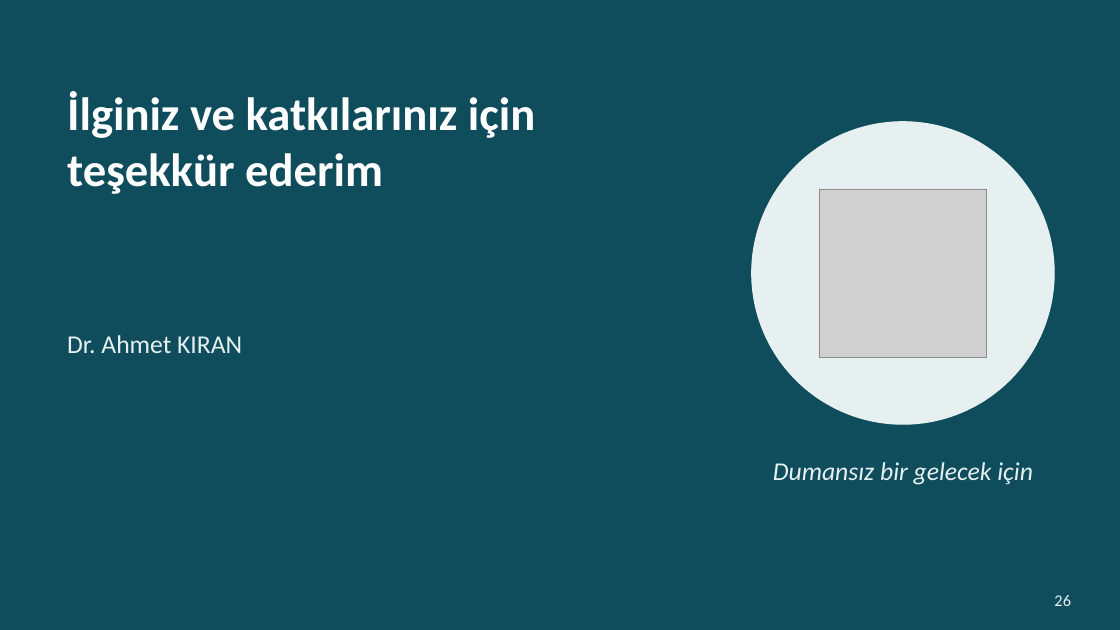
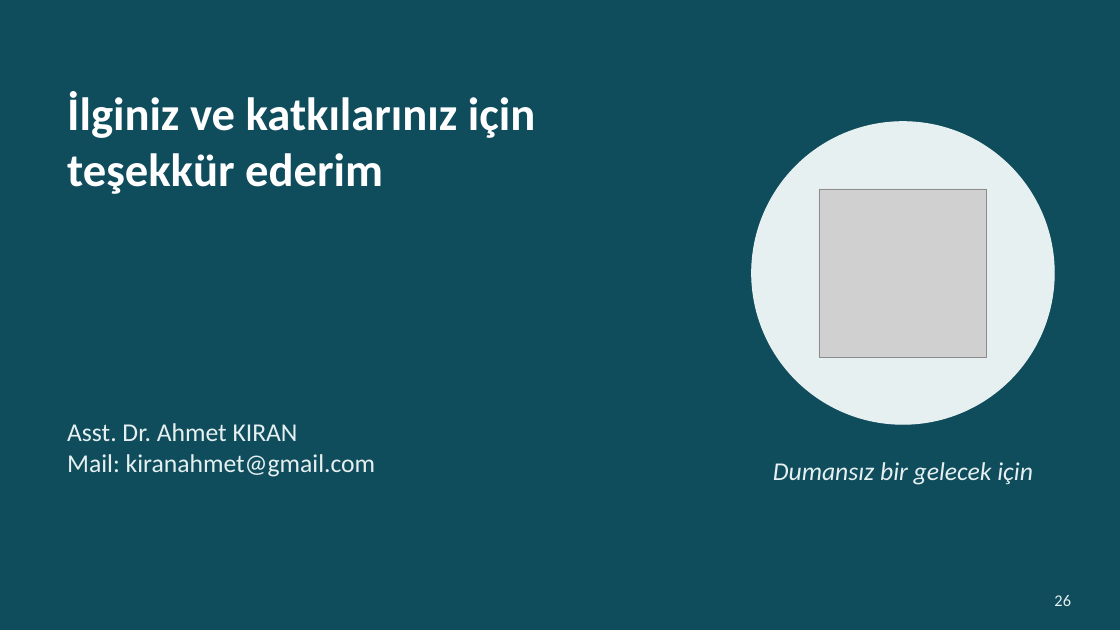
Before and after one commit to kiranahmet/Claude, a slide deck: slide 26 of Sunumlar/Makale_Sunumu_Sigara_Birakma.pptx. Drawn at 1120x630 pixels with LibreOffice and Linux fonts; fonts in the diff are those of the drawing; grey boxes stand for pictures. Boxes give left, top, right and bottom in pixels: in the first picture for what was removed or moved away, otherwise in the second. Text is boxed around its words. In the diff, an @@ line names an element or a change of style, - is before the commit and + after.

```diff
--- a/Sunumlar/Makale_Sunumu_Sigara_Birakma.pptx
+++ b/Sunumlar/Makale_Sunumu_Sigara_Birakma.pptx
@@ text at box(67, 423, 376, 477): text changed @@
-Dr. Ahmet KIRAN
+Asst. Dr. Ahmet KIRAN
+Mail: kiranahmet@gmail.com
```
Also in this commit, not shown: 23 other slides changed, 1 slide added, 1 slide removed, 2 other files.
